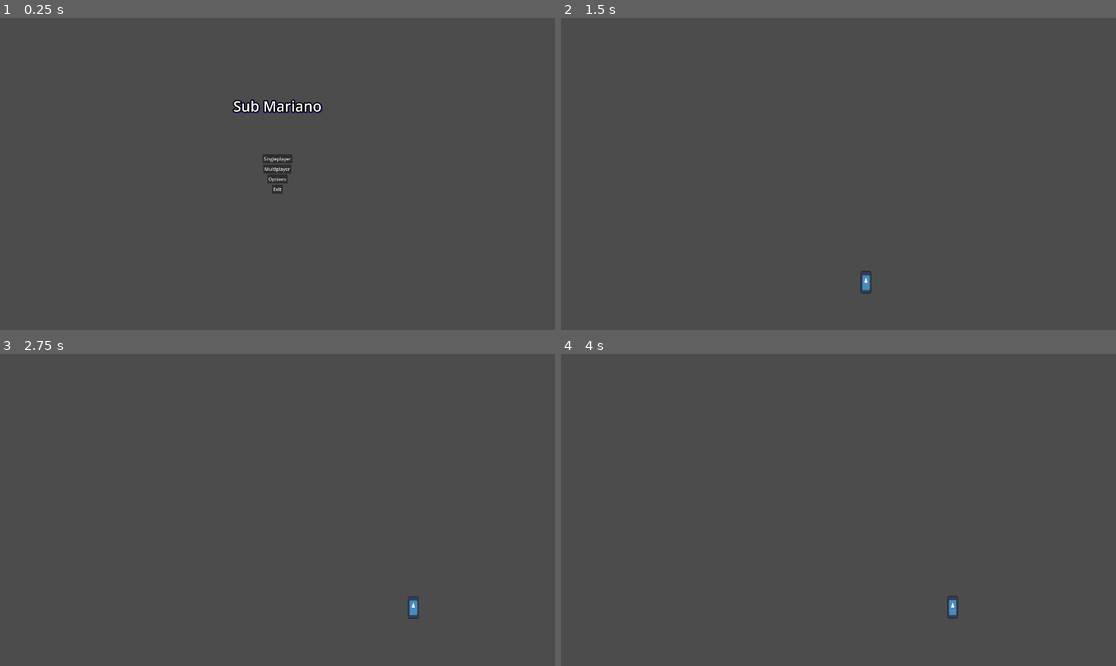
Above: before the commit, frames 1-4 (two rows, left to right).
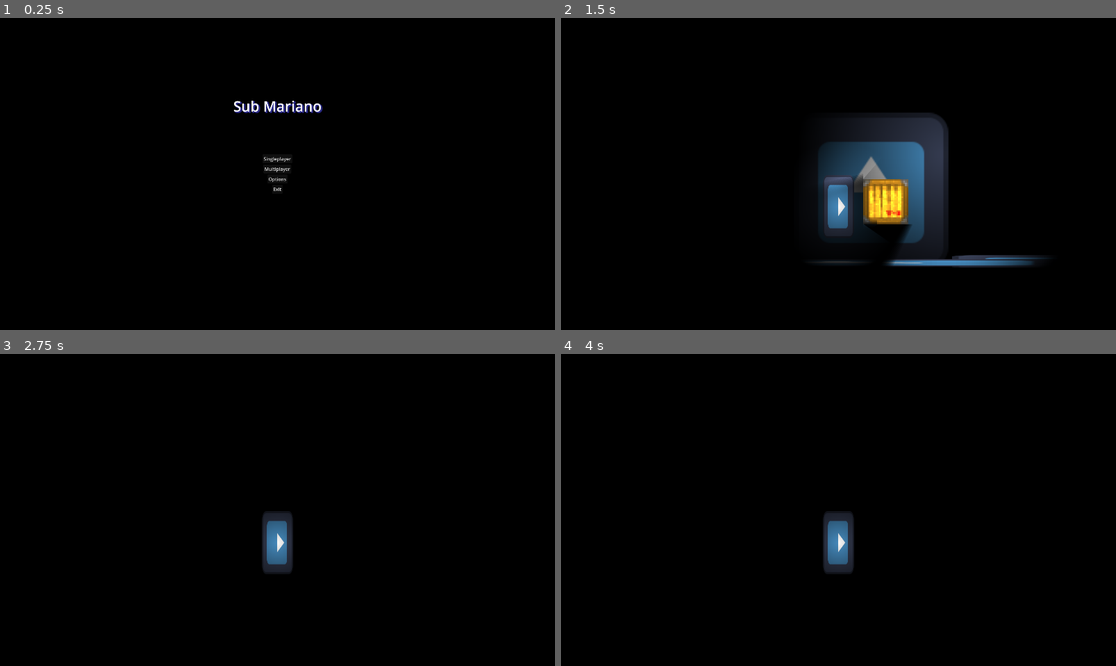
Above: after the commit, the same moments.

Repository: fopeczek/Sub-Mariano
Game: Godot game, scene res://ui/menus/main_menu.tscn
The game is run twice, just before and just after one commit, with the same random seed, the same clock (stepped at 60 frames per second) and the same inputs. Before the commit the project starts from res://menus/main_menu.tscn. The engine's default icon, where the game draws it, is replaced by a stand-in: a white triangle on a blue panel in a dark square.
Inputs:
- Up to frame 1 (0.25 s): no input
- Up to frame 2 (1.5 s): click "Singleplayer" at 0.5 s; hold D (Right) from 1.28 s (still down); tap Space (Jump, bound only before the commit) at 1.35 s
- Up to frame 3 (2.75 s): keep holding D (Right); tap Space (Jump, bound only before the commit) at 1.52, 1.82, 2.1, 2.27, 2.57 s
- Up to frame 4 (4 s): release D (Right) at 2.78 s; hold A (Left) 2.78-3.53 s; tap Space (Jump, bound only before the commit) at 2.85, 3.6, 3.77 s; hold D (Right) from 3.53 s (still down)

The runs differ from the first frame. In frame 1, 100% of the frame differs, in the area x 0-100%, y 0-100%; in frame 2, 100%; in frame 3, 100%; in frame 4, 100%.

Commit message:
Added health and hitbox components, finished friction applying system, started working on lightning, added rigidbody interaction

Diff:
--- a/assets/fonts/title_label.tres
+++ /dev/null
@@ -1,9 +0,0 @@
-[gd_resource type="LabelSettings" format=3 uid="uid://doaoc6k7yobd8"]
-
-[resource]
-font_size = 50
-outline_size = 15
-outline_color = Color(0, 0, 0, 1)
-shadow_size = 20
-shadow_color = Color(0, 0, 1, 0.262745)
-shadow_offset = Vector2(3.35, 2.655)
--- /dev/null
+++ b/assets/physics/box_physics_material.tres
@@ -0,0 +1,4 @@
+[gd_resource type="PhysicsMaterial" format=3 uid="uid://dkoi8xexwxbvo"]
+
+[resource]
+resource_name = "Box"
--- /dev/null
+++ b/assets/physics/floor_physics_material.tres
@@ -0,0 +1,4 @@
+[gd_resource type="PhysicsMaterial" format=3 uid="uid://be1nu4c6niu5g"]
+
+[resource]
+resource_name = "Floor"
--- /dev/null
+++ b/assets/physics/wet_floor_physics_material.tres
@@ -0,0 +1,5 @@
+[gd_resource type="PhysicsMaterial" format=3 uid="uid://ba6t0e13jclth"]
+
+[resource]
+resource_name = "Slippery floor"
+friction = 0.35
--- /dev/null
+++ b/assets/shaders/glitch.gdshader
@@ -0,0 +1,47 @@
+shader_type canvas_item;
+
+uniform sampler2D SCREEN_TEXTURE : hint_screen_texture, filter_linear_mipmap;
+
+uniform float shake_power = 0.03;
+
+uniform float shake_rate : hint_range( 0.0, 1.0 ) = 0.2;
+
+uniform float shake_speed = 5.0;
+
+uniform float shake_block_size = 30.5;
+
+uniform float shake_color_rate : hint_range( 0.0, 1.0 ) = 0.01;
+
+float random( float seed )
+{
+	return fract( 543.2543 * sin( dot( vec2( seed, seed ), vec2( 3525.46, -54.3415 ) ) ) );
+}
+
+void fragment( )
+{
+	float enable_shift = float(
+		random( trunc( TIME * shake_speed ) )
+	<	shake_rate
+	);
+
+	vec2 fixed_uv = SCREEN_UV;
+	fixed_uv.x += (
+		random(
+			( trunc( SCREEN_UV.y * shake_block_size ) / shake_block_size )
+		+	TIME
+		) - 0.5
+	) * shake_power * enable_shift;
+
+	vec4 pixel_color = textureLod( SCREEN_TEXTURE, fixed_uv, 0.0 );
+	pixel_color.r = mix(
+		pixel_color.r
+	,	textureLod( SCREEN_TEXTURE, fixed_uv + vec2( shake_color_rate, 0.0 ), 0.0 ).r
+	,	enable_shift
+	);
+	pixel_color.b = mix(
+		pixel_color.b
+	,	textureLod( SCREEN_TEXTURE, fixed_uv + vec2( -shake_color_rate, 0.0 ), 0.0 ).b
+	,	enable_shift
+	);
+	COLOR = pixel_color;
+}
--- /dev/null
+++ b/assets/text/title_label.tres
@@ -0,0 +1,7 @@
+[gd_resource type="LabelSettings" format=3 uid="uid://doaoc6k7yobd8"]
+
+[resource]
+font_size = 50
+shadow_size = 7
+shadow_color = Color(0.309804, 0.305882, 1, 0.4)
+shadow_offset = Vector2(4.29, 3.85)
--- /dev/null
+++ b/components/health_component.tscn
@@ -0,0 +1,6 @@
+[gd_scene load_steps=2 format=3 uid="uid://c0rv3mwwm2yub"]
+
+[ext_resource type="Script" path="res://scripts/components/health_component.gd" id="1_pou6n"]
+
+[node name="HealthComponent" type="Node2D"]
+script = ExtResource("1_pou6n")
--- /dev/null
+++ b/components/hitbox_component.tscn
@@ -0,0 +1,6 @@
+[gd_scene load_steps=2 format=3 uid="uid://cltjh4132ks2a"]
+
+[ext_resource type="Script" path="res://scripts/components/hitbox_component.gd" id="1_3k6gq"]
+
+[node name="HitboxComponent" type="Area2D"]
+script = ExtResource("1_3k6gq")
--- /dev/null
+++ b/entities/box.tscn
@@ -0,0 +1,28 @@
+[gd_scene load_steps=5 format=3 uid="uid://epmte2jm0mjj"]
+
+[ext_resource type="PhysicsMaterial" uid="uid://dkoi8xexwxbvo" path="res://assets/physics/box_physics_material.tres" id="1_0qjtt"]
+[ext_resource type="Texture2D" uid="uid://iqiq0t5e3lf" path="res://assets/textures/Box.png" id="1_lu3h4"]
+
+[sub_resource type="RectangleShape2D" id="RectangleShape2D_qhx5q"]
+size = Vector2(26, 26)
+
+[sub_resource type="OccluderPolygon2D" id="OccluderPolygon2D_fdwjw"]
+cull_mode = 2
+polygon = PackedVector2Array(-78, -78, 78, -78, 78, 78, -78, 78)
+
+[node name="Box" type="RigidBody2D"]
+collision_layer = 4
+collision_mask = 7
+physics_material_override = ExtResource("1_0qjtt")
+
+[node name="Sprite" type="Sprite2D" parent="."]
+texture_filter = 1
+scale = Vector2(6, 6)
+texture = ExtResource("1_lu3h4")
+
+[node name="Collision" type="CollisionShape2D" parent="."]
+scale = Vector2(6, 6)
+shape = SubResource("RectangleShape2D_qhx5q")
+
+[node name="LightOccluder" type="LightOccluder2D" parent="."]
+occluder = SubResource("OccluderPolygon2D_fdwjw")
--- a/entities/player.tscn
+++ b/entities/player.tscn
@@ -1,18 +1,67 @@
-[gd_scene load_steps=4 format=3 uid="uid://c4ulw7tgjircw"]
+[gd_scene load_steps=11 format=3 uid="uid://c4ulw7tgjircw"]
 
 [ext_resource type="Script" path="res://scripts/entities/player.gd" id="1_5xp4f"]
 [ext_resource type="Texture2D" uid="uid://bpm1w0rrxxyw4" path="res://assets/textures/icon.svg" id="1_ug8jt"]
+[ext_resource type="PackedScene" uid="uid://c0rv3mwwm2yub" path="res://components/health_component.tscn" id="3_oxchr"]
+[ext_resource type="PackedScene" uid="uid://cltjh4132ks2a" path="res://components/hitbox_component.tscn" id="4_r8eah"]
+[ext_resource type="PackedScene" uid="uid://bwfx7ujbb66ck" path="res://ui/HUD.tscn" id="5_3o8d0"]
 
-[sub_resource type="RectangleShape2D" id="RectangleShape2D_gjs4h"]
-size = Vector2(42, 78)
+[sub_resource type="Gradient" id="Gradient_6omgv"]
+colors = PackedColorArray(0.985904, 0.985904, 0.985904, 1, 0, 0, 0, 1)
+
+[sub_resource type="GradientTexture2D" id="GradientTexture2D_q6yft"]
+gradient = SubResource("Gradient_6omgv")
+fill = 1
+fill_from = Vector2(0.5, 0.5)
+fill_to = Vector2(0.5, 0)
+
+[sub_resource type="CapsuleShape2D" id="CapsuleShape2D_hpl3h"]
+radius = 52.0
+height = 216.0
+
+[sub_resource type="RectangleShape2D" id="RectangleShape2D_juoqp"]
+size = Vector2(108, 220)
+
+[sub_resource type="OccluderPolygon2D" id="OccluderPolygon2D_4kfp1"]
+cull_mode = 2
+polygon = PackedVector2Array(-43, -108, 44, -109, 54, -90, 53, 90, 44, 107, -43, 108, -52, 90, -52, -91)
 
 [node name="Player" type="CharacterBody2D"]
-position = Vector2(1011, 554)
+collision_layer = 2
+collision_mask = 7
+floor_stop_on_slope = false
 script = ExtResource("1_5xp4f")
 
+[node name="PointLight2D" type="PointLight2D" parent="."]
+scale = Vector2(7.3125, 7.3125)
+shadow_enabled = true
+shadow_filter = 1
+texture = SubResource("GradientTexture2D_q6yft")
+
 [node name="Collision" type="CollisionShape2D" parent="."]
-shape = SubResource("RectangleShape2D_gjs4h")
+shape = SubResource("CapsuleShape2D_hpl3h")
 
-[node name="Sprite2D" type="Sprite2D" parent="."]
-scale = Vector2(0.296875, 0.609375)
+[node name="HealthComponent" parent="." instance=ExtResource("3_oxchr")]
+
+[node name="HitboxComponent" parent="." node_paths=PackedStringArray("health_component") instance=ExtResource("4_r8eah")]
+health_component = NodePath("../HealthComponent")
+
+[node name="Hitbox" type="CollisionShape2D" parent="HitboxComponent"]
+shape = SubResource("RectangleShape2D_juoqp")
+
+[node name="LightOccluder" type="LightOccluder2D" parent="."]
+visible = false
+occluder = SubResource("OccluderPolygon2D_4kfp1")
+
+[node name="Sprite" type="Sprite2D" parent="."]
+position = Vector2(0, -1.03083)
+rotation = 1.5708
+scale = Vector2(1.70149, 0.827678)
 texture = ExtResource("1_ug8jt")
+
+[node name="Camera" type="Camera2D" parent="."]
+position = Vector2(0, -114)
+
+[node name="HUD" parent="Camera" instance=ExtResource("5_3o8d0")]
+
+[connection signal="death" from="HealthComponent" to="." method="_on_death"]
--- a/project.godot
+++ b/project.godot
@@ -10,15 +10,19 @@
 
 [application]
 
-config/name="Sub-mariano"
-run/main_scene="res://menus/main_menu.tscn"
+config/name="Sub-Mariano"
+run/main_scene="res://ui/menus/main_menu.tscn"
 config/features=PackedStringArray("4.2", "GL Compatibility")
-config/icon="res://assets/textures/icon.svg"
+config/icon="res://assets/textures/icon.png"
 
 [display]
 
 window/size/viewport_width=1920
 window/size/viewport_height=1080
+
+[filesystem]
+
+import/blender/enabled=false
 
 [input]
 
@@ -34,16 +38,27 @@
 , Object(InputEventKey,"resource_local_to_scene":false,"resource_name":"","device":-1,"window_id":0,"alt_pressed":false …(185 unchanged characters)…
 ]
 }
-Jump={
+Up={
 "deadzone": 0.5,
 "events": [Object(InputEventKey,"resource_local_to_scene":false,"resource_name":"","device":-1,"window_id":0,"alt_pressed":false,"shift_pressed":false,"ctrl_pressed":false,"meta_pressed":false,"pressed":false,"keycode":0,"physical_keycode":32,"key_label":0,"unicode":32,"echo":false,"script":null)
 , Object(InputEventKey,"resource_local_to_scene":false,"resource_name":"","device":-1,"window_id":0,"alt_pressed":false,"shift_pressed":false,"ctrl_pressed":false,"meta_pressed":false,"pressed":false,"keycode":0,"physical_keycode":87,"key_label":0,"unicode":119,"echo":false,"script":null)
 , Object(InputEventKey,"resource_local_to_scene":false,"resource_name":"","device":-1,"window_id":0,"alt_pressed":false,"shift_pressed":false,"ctrl_pressed":false,"meta_pressed":false,"pressed":false,"keycode":0,"physical_keycode":4194320,"key_label":0,"unicode":0,"echo":false,"script":null)
 ]
 }
+Down={
+"deadzone": 0.5,
+"events": [Object(InputEventKey,"resource_local_to_scene":false,"resource_name":"","device":-1,"window_id":0,"alt_pressed":false,"shift_pressed":false,"ctrl_pressed":false,"meta_pressed":false,"pressed":false,"keycode":0,"physical_keycode":83,"key_label":0,"unicode":115,"echo":false,"script":null)
+]
+}
+
+[layer_names]
+
+2d_physics/layer_1="world"
+2d_physics/layer_2="player"
+2d_physics/layer_3="items"
 
 [rendering]
 
-renderer/rendering_method="gl_compatibility"
 renderer/rendering_method.mobile="gl_compatibility"
+environment/defaults/default_clear_color=Color(0, 0, 0, 1)
 viewport/hdr_2d=true
--- a/scenes/test_level.tscn
+++ b/scenes/test_level.tscn
@@ -1,16 +1,125 @@
-[gd_scene load_steps=3 format=3 uid="uid://3f0if570fqch"]
+[gd_scene load_steps=14 format=3 uid="uid://3f0if570fqch"]
 
+[ext_resource type="PhysicsMaterial" uid="uid://ba6t0e13jclth" path="res://assets/physics/wet_floor_physics_material.tres" id="1_67o7e"]
 [ext_resource type="PackedScene" uid="uid://c4ulw7tgjircw" path="res://entities/player.tscn" id="1_dabbd"]
+[ext_resource type="PhysicsMaterial" uid="uid://be1nu4c6niu5g" path="res://assets/physics/floor_physics_material.tres" id="1_oi23q"]
+[ext_resource type="Texture2D" uid="uid://bpm1w0rrxxyw4" path="res://assets/textures/icon.svg" id="2_ogntn"]
+[ext_resource type="PackedScene" uid="uid://epmte2jm0mjj" path="res://entities/box.tscn" id="6_xk82c"]
 
-[sub_resource type="WorldBoundaryShape2D" id="WorldBoundaryShape2D_0ob38"]
+[sub_resource type="Environment" id="Environment_vwhch"]
+glow_enabled = true
+
+[sub_resource type="GDScript" id="GDScript_t46ws"]
+script/source = "extends StaticBody2D
+
+# Called when the node enters the scene tree for the first time.
+func _ready():
+	pass # Replace with function body.
+
+
+# Called every frame. 'delta' is the elapsed time since the previous frame.
+func _process(_delta):
+	pass
+
+
+#func _on_area_2d_body_entered(body):
+	#if body.get_class() == \"CharacterBody2D\":
+		#body.floor_friction = physics_material_override.friction
+
+
+#func _on_area_2d_body_exited(body):
+	#if body.get_class() == \"CharacterBody2D\":
+		#if not body.is_on_floor():
+			#body.floor_friction = 0.0
+			#pass
+		#for i in body.get_slide_collision_count():
+			#var collision = body.get_slide_collision(i).get_collider()
+			#if collision.physics_material_override:
+				#body.floor_friction = collision.physics_material_override.friction
+"
+
+[sub_resource type="RectangleShape2D" id="RectangleShape2D_yjv5o"]
+size = Vector2(127.202, 130)
+
+[sub_resource type="OccluderPolygon2D" id="OccluderPolygon2D_kf4uk"]
+cull_mode = 1
+polygon = PackedVector2Array(-63.1335, -55.3101, -63.1335, 60.8413, 64.3135, 55, 64.443, -70)
+
+[sub_resource type="RectangleShape2D" id="RectangleShape2D_nje4o"]
+size = Vector2(1974, 26)
+
+[sub_resource type="OccluderPolygon2D" id="OccluderPolygon2D_k6nit"]
+cull_mode = 2
+polygon = PackedVector2Array(-985, -15, 981, -15, 983, 18, -988, 20)
+
+[sub_resource type="Gradient" id="Gradient_3q14w"]
+colors = PackedColorArray(0.985904, 0.985904, 0.985904, 1, 0, 0, 0, 1)
+
+[sub_resource type="GradientTexture2D" id="GradientTexture2D_g38pa"]
+gradient = SubResource("Gradient_3q14w")
+fill = 1
+fill_from = Vector2(0.5, 0.5)
+fill_to = Vector2(0.5, 0)
 
 [node name="TestLevel" type="Node2D"]
 
+[node name="CanvasModulate" type="CanvasModulate" parent="."]
+color = Color(0, 0, 0, 1)
+
+[node name="WorldEnvironment" type="WorldEnvironment" parent="."]
+environment = SubResource("Environment_vwhch")
+
+[node name="Backgound" type="Sprite2D" parent="."]
+modulate = Color(0.294118, 0.294118, 0.294118, 1)
+position = Vector2(1294, 757)
+scale = Vector2(4.17188, 4.17188)
+texture = ExtResource("2_ogntn")
+
+[node name="SlipperyFloor" type="StaticBody2D" parent="."]
+position = Vector2(1946, 1005)
+scale = Vector2(5.81308, 0.361598)
+physics_material_override = ExtResource("1_67o7e")
+script = SubResource("GDScript_t46ws")
+
+[node name="Sprite" type="Sprite2D" parent="SlipperyFloor"]
+texture = ExtResource("2_ogntn")
+
+[node name="Collision" type="CollisionShape2D" parent="SlipperyFloor"]
+scale = Vector2(1, 0.999999)
+shape = SubResource("RectangleShape2D_yjv5o")
+
+[node name="LightOccluder2D" type="LightOccluder2D" parent="SlipperyFloor"]
+visible = false
+occluder = SubResource("OccluderPolygon2D_kf4uk")
+
 [node name="Floor" type="StaticBody2D" parent="."]
-position = Vector2(993, 1000)
+position = Vector2(1175, 1009)
+physics_material_override = ExtResource("1_oi23q")
+script = SubResource("GDScript_t46ws")
+
+[node name="Sprite" type="Sprite2D" parent="Floor"]
+scale = Vector2(15.44, 0.2)
+texture = ExtResource("2_ogntn")
 
 [node name="Collision" type="CollisionShape2D" parent="Floor"]
-shape = SubResource("WorldBoundaryShape2D_0ob38")
+shape = SubResource("RectangleShape2D_nje4o")
+
+[node name="LightOccluder2D" type="LightOccluder2D" parent="Floor"]
+position = Vector2(0, -3)
+occluder = SubResource("OccluderPolygon2D_k6nit")
+
+[node name="PointLight2D2" type="PointLight2D" parent="."]
+position = Vector2(1555, 634)
+scale = Vector2(16.6374, 16.6374)
+energy = 3.46
+shadow_enabled = true
+shadow_filter = 2
+shadow_filter_smooth = 1.8
+texture = SubResource("GradientTexture2D_g38pa")
 
 [node name="Player" parent="." instance=ExtResource("1_dabbd")]
-position = Vector2(995, 833)
+position = Vector2(1145, 843)
+floor_constant_speed = true
+
+[node name="Box" parent="." instance=ExtResource("6_xk82c")]
+position = Vector2(1345, 404)
--- /dev/null
+++ b/scripts/attack.gd
@@ -0,0 +1,5 @@
+class_name Attack
+
+var damage: float = 10.0
+var knockback_force: float = 100.0
+var attack_position: Vector2
--- /dev/null
+++ b/scripts/components/health_component.gd
@@ -0,0 +1,17 @@
+extends Node2D
+class_name HealthComponent
+
+signal death
+
+@export_category("HealthComponent")
+@export var MAX_HEALTH: float = 10.0
+var health: float
+
+func _ready():
+	health = MAX_HEALTH
+
+func damage(attack: Attack):
+	health -= attack.damage
+
+	if health <= 0:
+		emit_signal("death")
--- /dev/null
+++ b/scripts/components/hitbox_component.gd
@@ -0,0 +1,8 @@
+extends Area2D
+class_name HitboxComponent
+
+@export var health_component: HealthComponent
+
+func damage(attack: Attack):
+	if health_component:
+		health_component.damage(attack)
--- a/scripts/entities/player.gd
+++ b/scripts/entities/player.gd
@@ -1,28 +1,77 @@
 extends CharacterBody2D
 
+@export_category("Physics")
+@export_range(10.0, 100.0) var push_force: float = 50.0
 
-const SPEED = 300.0
-const JUMP_VELOCITY = -400.0
+@export_category("Movement variables")
+@export_group("Horizontal movement")
+@export_range(100.0, 1000.0) var max_speed: float = 400.0
+@export_range(10.0, 100.0) var acceleration: float = 25.0
+@export_range(0.0, 5.0) var air_acceleration: float = 2.0
 
-# Get the gravity from the project settings to be synced with RigidBody nodes.
-var gravity = ProjectSettings.get_setting("physics/2d/default_gravity")
+var floor_friction: float = 0.0
+@export var floor_friction_factor: float = 2000.0
+
+@export_group("Vertical movement")
+@export_range(100.0, 1000.0) var jump_velocity: float = 600.0
+
+var gravity: float = ProjectSettings.get_setting("physics/2d/default_gravity") # get gravity value from settings
+const DELTA_FACTOR = 100.0
+
+func get_floor_friction():
+	var new_floor_fricion = 0.0
+	for i in get_slide_collision_count():
+		var body = get_slide_collision(i).get_collider()
+		if body.physics_material_override:
+			new_floor_fricion = max(body.physics_material_override.friction, new_floor_fricion)
+	floor_friction = new_floor_fricion
+
+func apply_friction(delta):
+	if is_on_floor():
+		var friction = floor_friction * floor_friction_factor * delta
+		if velocity.length() >= friction:
+			velocity.x -= velocity.normalized().x * friction
+		else:
+			velocity.x = 0
+
+func apply_push_forces():
+	for i in get_slide_collision_count():
+		var collision = get_slide_collision(i)
+		var body = collision.get_collider()
+		if body is RigidBody2D:
+			body.apply_central_impulse(-collision.get_normal() * push_force)
+
+func _physics_process(delta):
+	if not is_on_floor():
+		velocity.y += gravity * delta # Apply the gravity.
+		floor_friction = 0.0
+	else:
+		get_floor_friction()
+
+	if Input.is_action_pressed("Right"):
+		if is_on_floor():
+			velocity.x += acceleration * floor_friction * delta * DELTA_FACTOR
+		else:
+			velocity.x += air_acceleration * delta * DELTA_FACTOR
+		$Sprite.flip_v = false
+	elif Input.is_action_pressed("Left"):
+		if is_on_floor():
+			velocity.x -= acceleration * floor_friction * delta * DELTA_FACTOR
+		else:
+			velocity.x -= air_acceleration * delta * DELTA_FACTOR
+		$Sprite.flip_v = true
+	else:
+		apply_friction(delta)
+
+	velocity.x = clamp(velocity.x, -max_speed, max_speed)
+
+	if Input.is_action_just_pressed("Up"):
+		velocity.y -= jump_velocity
+
+	move_and_slide()
+
+	apply_push_forces()
 
 
-func _physics_process(delta):
-	# Add the gravity.
-	if not is_on_floor():
-		velocity.y += gravity * delta
-
-	# Handle jump.
-	if Input.is_action_just_pressed("Jump") and is_on_floor():
-		velocity.y = JUMP_VELOCITY
-
-	# Get the input direction and handle the movement/deceleration.
-	# As good practice, you should replace UI actions with custom gameplay actions.
-	var direction = Input.get_axis("Left", "Right")
-	if direction:
-		velocity.x = direction * SPEED
-	else:
-		velocity.x = move_toward(velocity.x, 0, SPEED)
-
-	move_and_slide()
+func _on_death():
+	pass # Replace with function body.
--- a/scripts/menus/main_menu.gd
+++ b/scripts/menus/main_menu.gd
@@ -7,9 +7,13 @@
 
 
 # Called every frame. 'delta' is the elapsed time since the previous frame.
-func _process(delta):
+func _process(_delta):
 	pass
 
 
 func _on_singleplayer_pressed():
 	get_tree().change_scene_to_packed(test_scene)
+
+
+func _on_exit_pressed():
+	get_tree().quit()
--- /dev/null
+++ b/ui/HUD.tscn
@@ -0,0 +1,22 @@
+[gd_scene load_steps=3 format=3 uid="uid://bwfx7ujbb66ck"]
+
+[ext_resource type="Shader" path="res://assets/shaders/glitch.gdshader" id="1_ug3bs"]
+
+[sub_resource type="ShaderMaterial" id="ShaderMaterial_fraj7"]
+shader = ExtResource("1_ug3bs")
+shader_parameter/shake_power = 0.03
+shader_parameter/shake_rate = 0.0
+shader_parameter/shake_speed = 5.0
+shader_parameter/shake_block_size = 30.5
+shader_parameter/shake_color_rate = 0.01
+
+[node name="HUD" type="CanvasLayer"]
+
+[node name="GlitchOverlay" type="ColorRect" parent="."]
+material = SubResource("ShaderMaterial_fraj7")
+anchors_preset = 15
+anchor_right = 1.0
+anchor_bottom = 1.0
+grow_horizontal = 2
+grow_vertical = 2
+color = Color(1, 1, 1, 0)
--- a/menus/main_menu.tscn
+++ b/ui/menus/main_menu.tscn
@@ -1,6 +1,6 @@
 [gd_scene load_steps=3 format=3 uid="uid://ctqc7fu1v3in7"]
 
-[ext_resource type="LabelSettings" uid="uid://doaoc6k7yobd8" path="res://assets/fonts/title_label.tres" id="1_torgs"]
+[ext_resource type="LabelSettings" uid="uid://doaoc6k7yobd8" path="res://assets/text/title_label.tres" id="1_torgs"]
 [ext_resource type="Script" path="res://scripts/menus/main_menu.gd" id="2_it4td"]
 
 [node name="MainMenu" type="Control"]
@@ -68,3 +68,4 @@
 text = "Exit"
 
 [connection signal="pressed" from="ButtonLayout/Singleplayer" to="ButtonLayout" method="_on_singleplayer_pressed"]
+[connection signal="pressed" from="ButtonLayout/Exit" to="ButtonLayout" method="_on_exit_pressed"]
Binary file added: assets/textures/Box.png
Not shown, added: assets/textures/Box.png.import
Not shown, removed: assets/textures/Odnośnie animacji.txt
Binary file removed: assets/textures/Skrzynia 1.bmp
Renamed: assets/textures/BiedaHarpun.jpg -> assets/textures/WIP/BiedaHarpun.jpg
Renamed: assets/textures/Bomble.bmp -> assets/textures/WIP/Bomble.bmp
Renamed: assets/textures/Kamień1.jpg -> assets/textures/WIP/Kamień1.jpg
Renamed: assets/textures/Stara drabina.jpg -> assets/textures/WIP/Stara drabina.jpg
Renamed: assets/textures/glon1.jpg -> assets/textures/WIP/glon1.jpg
Renamed: assets/textures/krab1.jpg -> assets/textures/WIP/krab1.jpg
Renamed: assets/textures/walk1.jpg -> assets/textures/WIP/walk1.jpg
Not shown, added: assets/textures/WIP/walk1.jpg.import
(and 16 more such lines)
